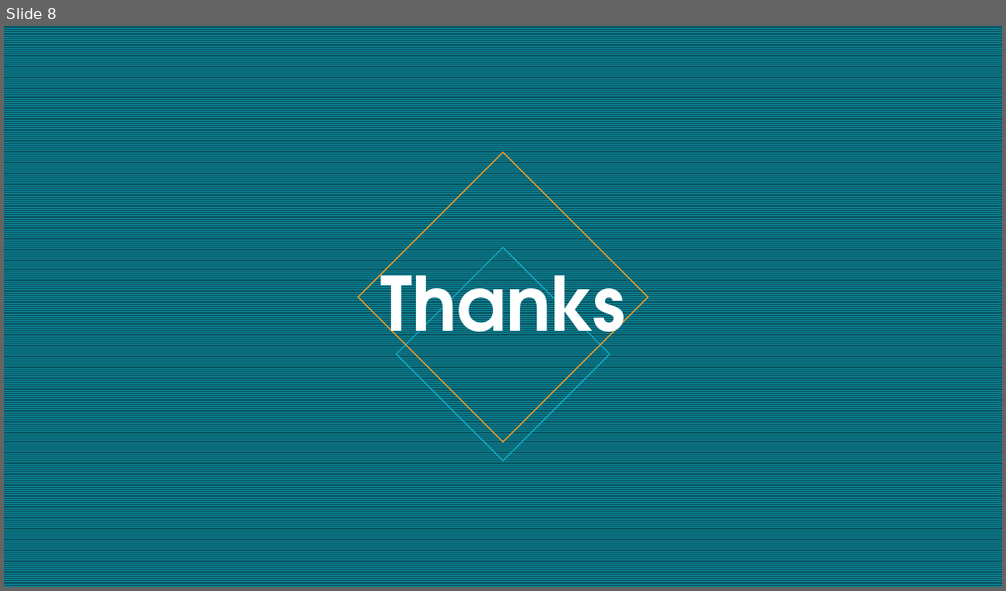
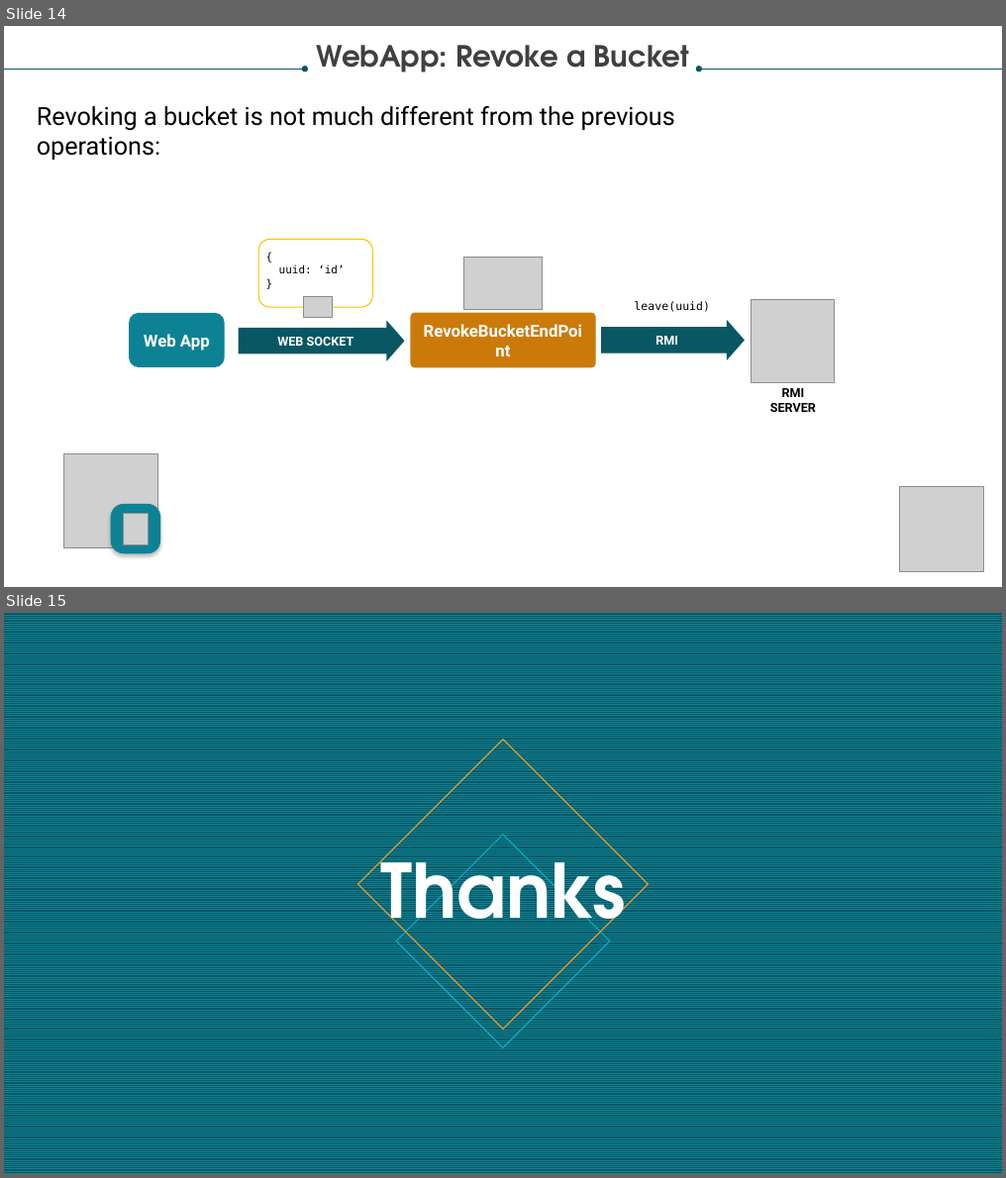
Before and after one commit to PippoGit/DistributedHashBreaker, a slide deck: Distributed Hash-breaker.pptx. Shown one above the other, each under a label of ours: slide 8 before the commit, slides 14 and 15 after it. The pictures are 1006x591 and 1006x1178 pixels, drawn with LibreOffice and Linux fonts; fonts in the diff are those of the drawing; grey boxes stand for pictures. Boxes give left, top, right and bottom in pixels: in the first picture for what was removed or moved away, otherwise in the second. Text is boxed around its words. In the diff, an @@ line names an element or a change of style, - is before the commit and + after.

```diff
--- a/Distributed Hash-breaker.pptx
+++ b/Distributed Hash-breaker.pptx
@@ slide 14 added at <box>4,26,1002,587</box>, background #FFFFFF @@
@@ text added at <box>317,45,690,73</box>, 28 pt, text #404040, bold @@
+WebApp: Revoke a Bucket
@@ arrow added from (4, 69) to (305, 69), #085764 0.5 pt @@
@@ arrow added from (1002, 69) to (699, 69), #085764 0.5 pt @@
@@ text added at <box>37,106,675,131</box>, 24 pt, text #000000 @@
+Revoking a bucket is not much different from the previous operations:
@@ rounded rectangle added at <box>258,240,372,307</box>, outline #FFC000 1 pt @@
@@ picture added at <box>463,258,543,310</box> @@
@@ text added at <box>279,266,344,274</box>, 10.5 pt, text #000000 @@
+{
+uuid: ‘id’
+}
@@ rounded rectangle added at <box>130,313,224,367</box>, fill #0D8295, outline #0D8295 1 pt, 16 pt, text #FFFFFF, bold @@
+Web App
@@ right arrow added at <box>239,322,404,360</box>, fill #085764, outline #085764 1 pt, 12 pt, text #FFFFFF, bold @@
+WEB SOCKET
@@ picture added at <box>303,296,333,317</box> @@
@@ rounded rectangle added at <box>411,313,595,367</box>, fill #CB7A09, outline #CB7A09 1.75 pt, 16 pt, text #FFFFFF, bold @@
+RevokeBucketEndPoint
@@ right arrow added at <box>602,321,745,360</box>, fill #085764, outline #085764 1 pt, 12 pt, text #FFFFFF, bold @@
+RMI
@@ text added at <box>634,301,710,312</box>, 11 pt, text #000000 @@
+leave(uuid)
@@ picture added at <box>750,299,835,383</box> @@
@@ text added at <box>770,388,816,412</box>, 12 pt, text #000000, bold @@
+RMI SERVER
@@ picture added at <box>63,455,158,549</box> @@
@@ picture added at <box>899,486,983,571</box> @@
@@ rounded rectangle added at <box>111,504,161,555</box>, fill #0D8295 @@
@@ picture added at <box>124,513,148,545</box> @@
@@ what was slide 8 is now slide 15 @@
```
Also in this commit, not shown: 1 slide changed, 7 other slides added, 1 slide removed, 1 other file.
